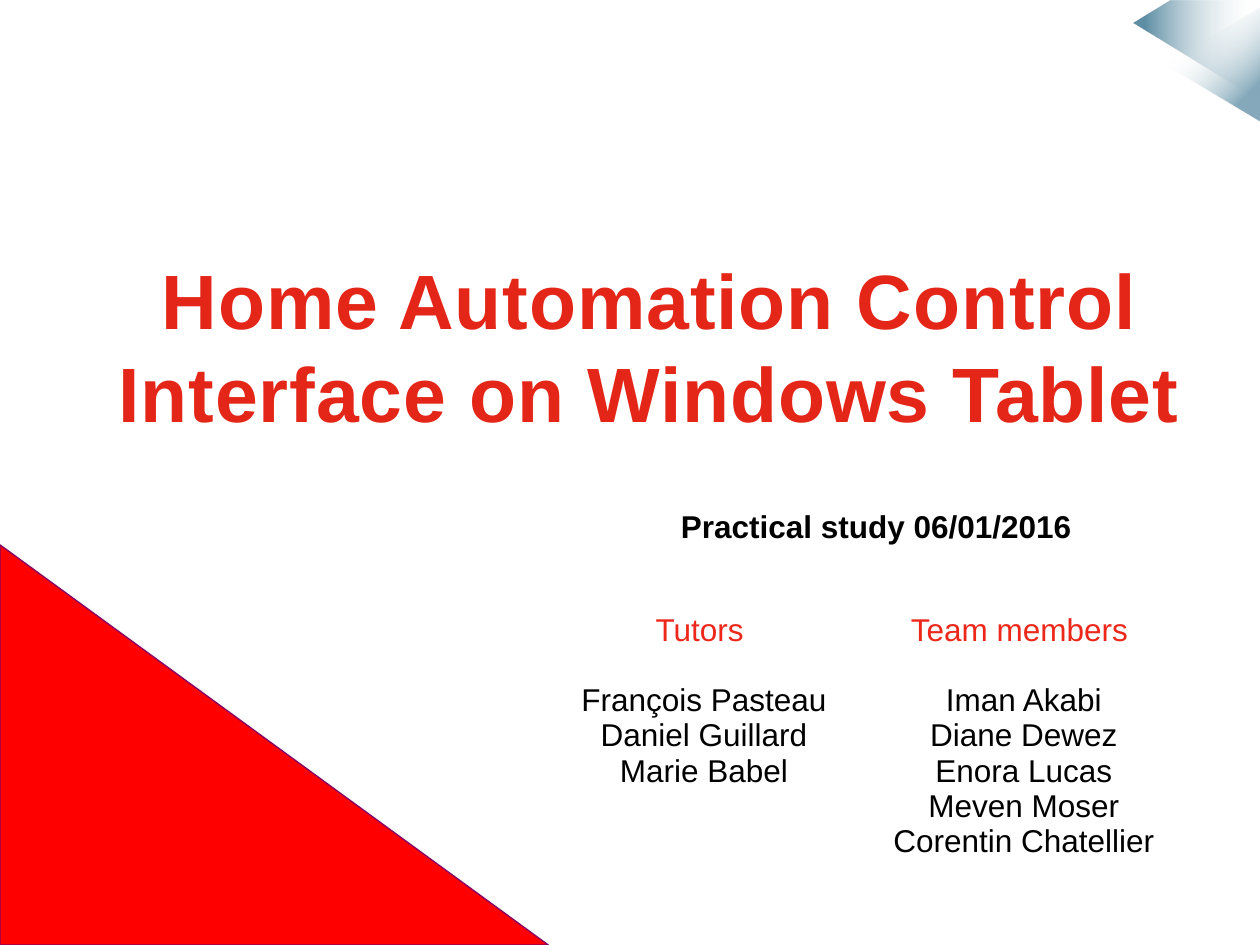
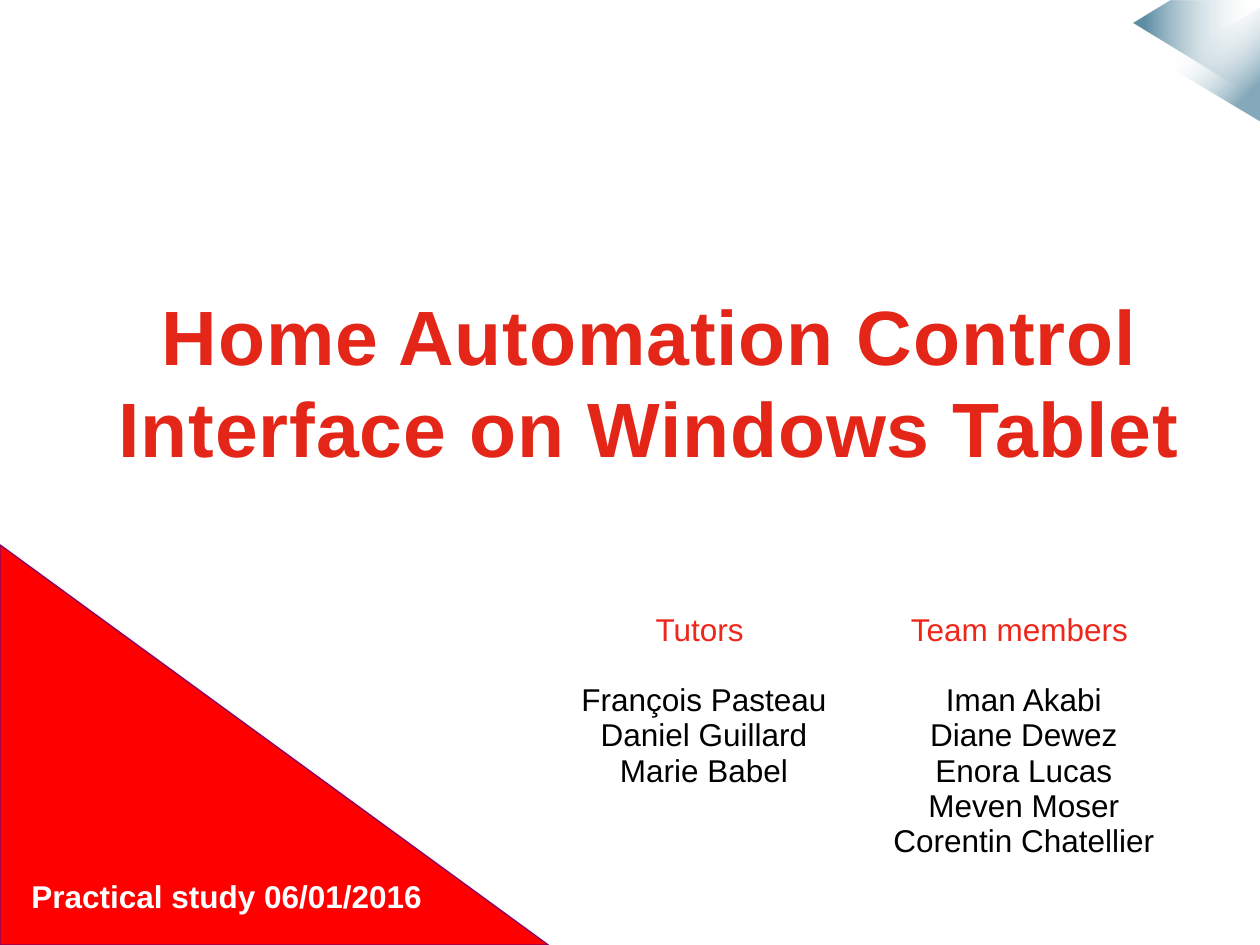
Before and after one commit to mmeven/EP_Domotique_Tablette, a slide deck: slide 1 of Rendu/Diapo_prototype_janvier.pptx. Drawn at 1260x945 pixels with LibreOffice and Linux fonts; fonts in the diff are those of the drawing; background and template pictures are left out. Boxes give left, top, right and bottom in pixels: in the first picture for what was removed or moved away, otherwise in the second. Text is boxed around its words. In the diff, an @@ line names an element or a change of style, - is before the commit and + after.

```diff
--- a/Rendu/Diapo_prototype_janvier.pptx
+++ b/Rendu/Diapo_prototype_janvier.pptx
@@ text "Home Automation Control": place and size @@
-text "Home Automation Control" at (119,273,1178,423)
+text "Home Automation Control" at (119,309,1178,458)
@@ text "Practical study 06/01/2016": place and size @@
-text "Practical study 06/01/2016" at (681,515,1072,544)
+text "Practical study 06/01/2016" at (31,885,422,914)
@@ text "Practical study 06/01/2016" at (31,885,422,914): text colour #000000 to #FFFFFF @@
```
Also in this commit, not shown: 8 other slides changed, 1 slide added.
